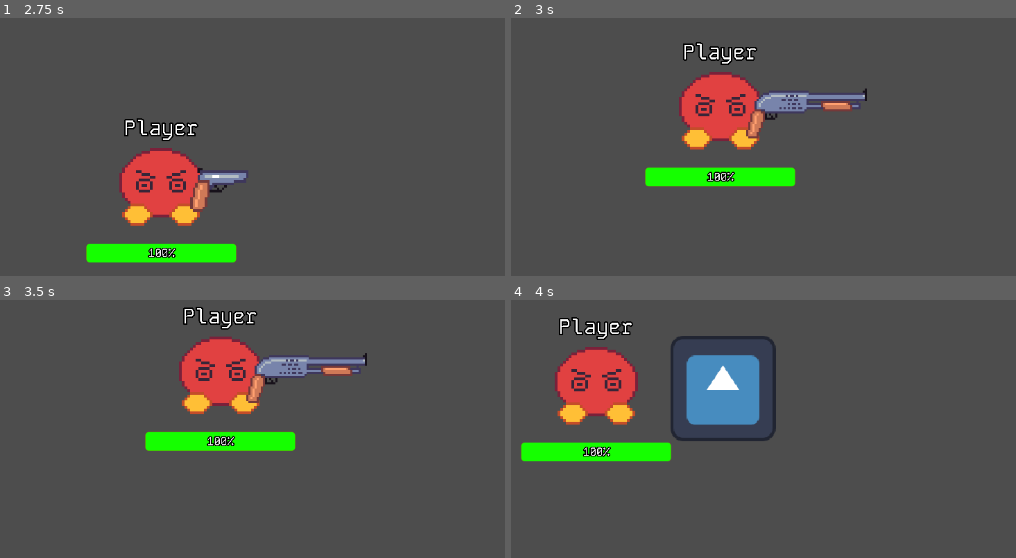
Above: before the commit, frames 1-4 (two rows, left to right).
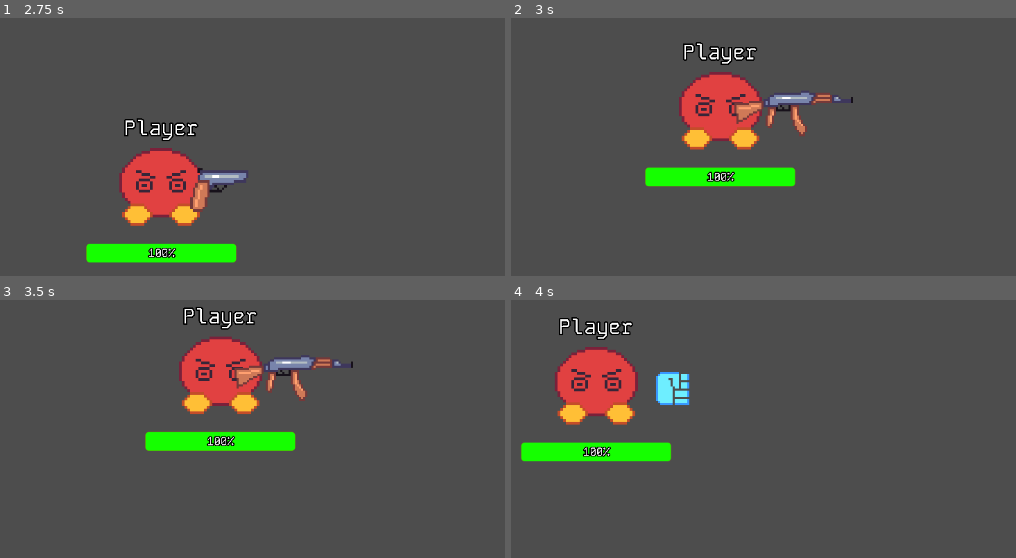
Above: after the commit, the same moments.

Repository: Shuflduf/MultiMurder
Game: Godot game, scene res://scenes/player.tscn
The game is run twice, just before and just after one commit, with the same random seed, the same clock (stepped at 60 frames per second) and the same inputs. This scene is started directly instead of the project's main scene. The engine's default icon, where the game draws it, is replaced by a stand-in: a white triangle on a blue panel in a dark square.
Inputs (mouse positions are in pixels of both pictures, inside the frame that each line leads up to):
- Up to frame 1 (2.75 s): tap Enter at 0.5 s; move the mouse to (378, 118) at 0.52 s; press the mouse at (378, 118) at 0.53 s; hold D (right) 0.53-1.28 s; move the mouse to (40, 162) at 1.27 s; release the mouse at (40, 162) at 1.28 s; hold S (down) 1.28-2.03 s; click (40, 162) at 1.35 s; move the mouse to (282, 41) at 2.02 s; hold D (right) from 2.03 s (still down); hold 1 (switch_1) from 2.03 s (still down); click (282, 41) at 2.3 s
- Up to frame 2 (3 s): move the mouse to (672, 229) at 2.77 s; release D (right) at 2.78 s; release 1 (switch_1) at 2.78 s; hold W (up) from 2.78 s (still down); tap 2 (switch_2) at 2.85 s
- Up to frame 3 (3.5 s): keep holding W (up); click (161, 511) at 3.05 s
- Up to frame 4 (4 s): move the mouse to (950, 490) at 3.52 s; release W (up) at 3.53 s; hold A (left) from 3.53 s (still down); hold 3 (switch_3) from 3.53 s (still down); click (950, 490) at 3.8 s

Frame 1 is identical in both runs. In frame 2, 1.9% of the frame differs, in the area x 44-71%, y 27-47%; in frame 3, 1.9%; in frame 4, 5.6%, in the area x 28-53%, y 13-55%.

Commit message:
melee system starts

Diff:
--- a/scenes/base_weapon.tscn
+++ b/scenes/base_weapon.tscn
@@ -1,10 +1,10 @@
 [gd_scene load_steps=3 format=3 uid="uid://dx8s8xalqak7b"]
 
-[ext_resource type="Script" path="res://scripts/weapon_base.gd" id="1_mpsnt"]
+[ext_resource type="Script" path="res://scripts/weapons/weapon_base.gd" id="1_pfdy1"]
 [ext_resource type="Texture2D" uid="uid://cepqbljkg6yn7" path="res://icon.svg" id="2_htgxi"]
 
 [node name="BaseWeapon" type="Node2D"]
-script = ExtResource("1_mpsnt")
+script = ExtResource("1_pfdy1")
 
 [node name="Hand" type="Node2D" parent="."]
 position = Vector2(183, 0)
--- a/scenes/guns/ak.tscn
+++ /dev/null
@@ -1,29 +0,0 @@
-[gd_scene load_steps=4 format=3 uid="uid://b4321xovw1xhi"]
-
-[ext_resource type="PackedScene" uid="uid://30bi6olkqfgu" path="res://scenes/guns/base_gun.tscn" id="1_ffu0d"]
-[ext_resource type="Script" path="res://scripts/guns/ak.gd" id="2_j1cnl"]
-[ext_resource type="Texture2D" uid="uid://kbvrgycnyps0" path="res://assets/sprites/ak.png" id="3_nknv2"]
-
-[node name="AK" instance=ExtResource("1_ffu0d")]
-script = ExtResource("2_j1cnl")
-spread = 20
-fire_speed = 0.1
-clip = 30
-reserve = 90
-automatic = true
-recoil = 3
-reload_speed = 3.0
-
-[node name="Sprite2D" parent="barrel" index="0"]
-scale = Vector2(3.72727, 3.72727)
-texture = ExtResource("3_nknv2")
-flip_h = true
-
-[node name="BulletPoint" parent="barrel/Flip" index="0"]
-position = Vector2(88, -26)
-
-[node name="ReloadIndicator" parent="barrel/Flip" index="1"]
-offset_left = 55.0
-offset_top = -78.0
-offset_right = 93.0
-offset_bottom = -40.0
--- a/scenes/melee.tscn
+++ /dev/null
@@ -1,14 +0,0 @@
-[gd_scene load_steps=3 format=3 uid="uid://b45ghbmqumlpg"]
-
-[ext_resource type="Script" path="res://scripts/melee.gd" id="1_nffjl"]
-[ext_resource type="Texture2D" uid="uid://cepqbljkg6yn7" path="res://icon.svg" id="2_pwdoi"]
-
-[node name="Melee" type="Node2D"]
-script = ExtResource("1_nffjl")
-
-[node name="Hand" type="Node2D" parent="."]
-position = Vector2(183, 0)
-
-[node name="Sprite2D" type="Sprite2D" parent="Hand"]
-scale = Vector2(1.1875, 1.1875)
-texture = ExtResource("2_pwdoi")
--- a/scenes/player.tscn
+++ b/scenes/player.tscn
@@ -2,10 +2,10 @@
 
 [ext_resource type="Script" path="res://scripts/player.gd" id="1_2vvyq"]
 [ext_resource type="Script" path="res://scripts/move_c.gd" id="2_2ophi"]
-[ext_resource type="PackedScene" uid="uid://bybw21gfe5tog" path="res://scenes/guns/shotgun.tscn" id="3_2hw6p"]
-[ext_resource type="PackedScene" uid="uid://bj2ddbtirkem" path="res://scenes/guns/revolver.tscn" id="4_jhe37"]
+[ext_resource type="PackedScene" uid="uid://bj2ddbtirkem" path="res://scenes/weapons/revolver.tscn" id="2_ctdp0"]
+[ext_resource type="PackedScene" uid="uid://b4321xovw1xhi" path="res://scenes/weapons/ak.tscn" id="3_ny6kh"]
 [ext_resource type="PackedScene" uid="uid://dtd46rnlr7en4" path="res://scenes/red_avatar.tscn" id="4_neo6e"]
-[ext_resource type="PackedScene" uid="uid://b45ghbmqumlpg" path="res://scenes/melee.tscn" id="4_ur0po"]
+[ext_resource type="PackedScene" uid="uid://mun50baoo2i" path="res://scenes/weapons/feedbacker.tscn" id="4_vl8pq"]
 [ext_resource type="PackedScene" uid="uid://bchpxrh8u3cih" path="res://scenes/hud.tscn" id="6_52mw6"]
 [ext_resource type="LabelSettings" uid="uid://qhfcbntgbe61" path="res://resources/heading3.tres" id="7_b2ah7"]
 [ext_resource type="FontFile" uid="uid://7ubvujxllbci" path="res://assets/KodeMono.ttf" id="8_ld7ak"]
@@ -54,8 +54,8 @@
 collision_layer = 2
 script = ExtResource("1_2vvyq")
 synchronizer = NodePath("MultiplayerSynchronizer")
-weapons = Array[PackedScene]([ExtResource("4_jhe37"), ExtResource("3_2hw6p")])
-melee = ExtResource("4_ur0po")
+weapons = Array[PackedScene]([ExtResource("2_ctdp0"), ExtResource("3_ny6kh")])
+melee = ExtResource("4_vl8pq")
 
 [node name="Weapon" type="Node2D" parent="."]
 
--- /dev/null
+++ b/scenes/weapons/ak.tscn
@@ -0,0 +1,32 @@
+[gd_scene load_steps=4 format=3 uid="uid://b4321xovw1xhi"]
+
+[ext_resource type="PackedScene" uid="uid://30bi6olkqfgu" path="res://scenes/weapons/base_gun.tscn" id="1_s75kv"]
+[ext_resource type="Script" path="res://scripts/weapons/ak.gd" id="2_thmyf"]
+[ext_resource type="Texture2D" uid="uid://kbvrgycnyps0" path="res://assets/sprites/ak.png" id="3_0d6yr"]
+
+[node name="AK" instance=ExtResource("1_s75kv")]
+script = ExtResource("2_thmyf")
+spread = 20
+fire_speed = 0.1
+clip = 30
+reserve = 90
+automatic = true
+recoil = 3
+reload_speed = 3.0
+
+[node name="Hand" parent="." index="0"]
+position = Vector2(106, 0)
+
+[node name="Sprite2D" parent="Hand" index="0"]
+scale = Vector2(3, 3)
+texture = ExtResource("3_0d6yr")
+flip_h = true
+
+[node name="BulletPoint" parent="Hand/Flip" index="0"]
+position = Vector2(65, -15)
+
+[node name="ReloadIndicator" parent="Hand/Flip" index="1"]
+offset_left = 38.0
+offset_top = -60.0
+offset_right = 76.0
+offset_bottom = -22.0
--- a/scenes/guns/base_gun.tscn
+++ b/scenes/weapons/base_gun.tscn
@@ -1,13 +1,13 @@
 [gd_scene load_steps=5 format=3 uid="uid://30bi6olkqfgu"]
 
-[ext_resource type="Script" path="res://scripts/guns/base_gun.gd" id="1_0qmv6"]
-[ext_resource type="PackedScene" uid="uid://dx8s8xalqak7b" path="res://scenes/base_weapon.tscn" id="1_w7hfp"]
-[ext_resource type="PackedScene" uid="uid://cp13ouia7wa1w" path="res://scenes/bullet.tscn" id="2_016uv"]
-[ext_resource type="Texture2D" uid="uid://d12bgrnl1heln" path="res://assets/sprites/circle.png" id="4_5bhgc"]
+[ext_resource type="PackedScene" uid="uid://dx8s8xalqak7b" path="res://scenes/base_weapon.tscn" id="1_n6w03"]
+[ext_resource type="Script" path="res://scripts/weapons/base_gun.gd" id="2_dtd4a"]
+[ext_resource type="PackedScene" uid="uid://cp13ouia7wa1w" path="res://scenes/bullet.tscn" id="3_vgxu8"]
+[ext_resource type="Texture2D" uid="uid://d12bgrnl1heln" path="res://assets/sprites/circle.png" id="4_6octm"]
 
-[node name="Gun" instance=ExtResource("1_w7hfp")]
-script = ExtResource("1_0qmv6")
-bullet = ExtResource("2_016uv")
+[node name="Gun" instance=ExtResource("1_n6w03")]
+script = ExtResource("2_dtd4a")
+bullet = ExtResource("3_vgxu8")
 fire_speed = 0.2
 clip = 6
 reserve = 20
--- /dev/null
+++ b/scenes/weapons/feedbacker.tscn
@@ -0,0 +1,12 @@
+[gd_scene load_steps=3 format=3 uid="uid://mun50baoo2i"]
+
+[ext_resource type="PackedScene" uid="uid://b45ghbmqumlpg" path="res://scenes/weapons/melee.tscn" id="1_iico5"]
+[ext_resource type="Texture2D" uid="uid://dh7e5o0odeshl" path="res://assets/sprites/feedbacker.png" id="2_t2mp6"]
+
+[node name="Feedbacker" instance=ExtResource("1_iico5")]
+flip_enabled = false
+
+[node name="Sprite2D" parent="Hand" index="0"]
+rotation = 1.57079
+scale = Vector2(3, 3)
+texture = ExtResource("2_t2mp6")
--- /dev/null
+++ b/scenes/weapons/melee.tscn
@@ -0,0 +1,14 @@
+[gd_scene load_steps=3 format=3 uid="uid://b45ghbmqumlpg"]
+
+[ext_resource type="Script" path="res://scripts/weapons/melee.gd" id="1_tc0td"]
+[ext_resource type="Texture2D" uid="uid://cepqbljkg6yn7" path="res://icon.svg" id="2_qoi3m"]
+
+[node name="Melee" type="Node2D"]
+script = ExtResource("1_tc0td")
+
+[node name="Hand" type="Node2D" parent="."]
+position = Vector2(108, 0)
+
+[node name="Sprite2D" type="Sprite2D" parent="Hand"]
+scale = Vector2(0.593239, 0.593239)
+texture = ExtResource("2_qoi3m")
--- a/scenes/guns/revolver.tscn
+++ b/scenes/weapons/revolver.tscn
@@ -1,13 +1,13 @@
 [gd_scene load_steps=3 format=3 uid="uid://bj2ddbtirkem"]
 
-[ext_resource type="PackedScene" uid="uid://30bi6olkqfgu" path="res://scenes/guns/base_gun.tscn" id="1_ekelj"]
-[ext_resource type="Texture2D" uid="uid://dlb3c0mroha0x" path="res://assets/sprites/revolver.png" id="2_3rmrh"]
+[ext_resource type="PackedScene" uid="uid://30bi6olkqfgu" path="res://scenes/weapons/base_gun.tscn" id="1_cr0f6"]
+[ext_resource type="Texture2D" uid="uid://dlb3c0mroha0x" path="res://assets/sprites/revolver.png" id="2_k7tvf"]
 
-[node name="Revolver" instance=ExtResource("1_ekelj")]
+[node name="Revolver" instance=ExtResource("1_cr0f6")]
 
 [node name="Sprite2D" parent="Hand" index="0"]
 scale = Vector2(3.5, 3.5)
-texture = ExtResource("2_3rmrh")
+texture = ExtResource("2_k7tvf")
 
 [node name="BulletPoint" parent="Hand/Flip" index="0"]
 position = Vector2(34, -19)
--- a/scenes/guns/shotgun.tscn
+++ b/scenes/weapons/shotgun.tscn
@@ -1,11 +1,11 @@
 [gd_scene load_steps=4 format=3 uid="uid://bybw21gfe5tog"]
 
-[ext_resource type="PackedScene" uid="uid://30bi6olkqfgu" path="res://scenes/guns/base_gun.tscn" id="1_ikc4v"]
-[ext_resource type="Script" path="res://scripts/guns/shotgun.gd" id="2_oaccg"]
-[ext_resource type="Texture2D" uid="uid://cwk2ot3hp5t5n" path="res://assets/sprites/shotgun.png" id="3_yn016"]
+[ext_resource type="PackedScene" uid="uid://30bi6olkqfgu" path="res://scenes/weapons/base_gun.tscn" id="1_tqlls"]
+[ext_resource type="Script" path="res://scripts/weapons/shotgun.gd" id="2_lmoeq"]
+[ext_resource type="Texture2D" uid="uid://cwk2ot3hp5t5n" path="res://assets/sprites/shotgun.png" id="3_cn8fl"]
 
-[node name="Shotgun" instance=ExtResource("1_ikc4v")]
-script = ExtResource("2_oaccg")
+[node name="Shotgun" instance=ExtResource("1_tqlls")]
+script = ExtResource("2_lmoeq")
 pellet_count = 5
 spread = 60
 neat_spread = true
--- a/scripts/melee.gd
+++ /dev/null
@@ -1,12 +0,0 @@
-class_name Melee
-extends Weapon
-
-
-# Called when the node enters the scene tree for the first time.
-func _ready() -> void:
-	pass # Replace with function body.
-
-
-# Called every frame. 'delta' is the elapsed time since the previous frame.
-func _process(delta: float) -> void:
-	pass
--- a/scripts/weapon_base.gd
+++ /dev/null
@@ -1,16 +0,0 @@
-class_name Weapon
-extends Node2D
-
-signal fired
-@onready var sprite: Sprite2D = $Hand/Sprite2D
-@onready var hand: Node2D = $Hand
-
-func look_at_mouse():
-	look_at(get_global_mouse_position())
-	if cos(rotation) > 0:
-		sprite.flip_v = false
-		#reload_indicator.position.y = reload_ind_offset - reload_indicator.size.y / 2
-	else:
-		sprite.flip_v = true
-		#reload_indicator.position.y = -reload_ind_offset - reload_indicator.size.y / 2
-	#rotation_degrees += recoil_offset
--- a/scripts/guns/ak.gd
+++ b/scripts/weapons/ak.gd
@@ -15,6 +15,6 @@
 	var bullet_offset = randf_range(-half_spread, half_spread)
 	var bullet_transform: Transform2D
 	bullet_transform = bullet_transform.rotated(deg_to_rad(bullet_offset) + rotation)
-	bullet_transform = bullet_transform.translated(barrel.global_position)
+	bullet_transform = bullet_transform.translated(hand.global_position)
 	spawn_bullet(bullet, bullet_transform)
 	ammo -= 1
--- /dev/null
+++ b/scripts/weapons/melee.gd
@@ -0,0 +1,13 @@
+class_name Melee
+extends Weapon
+
+
+func _unhandled_input(event: InputEvent) -> void:
+	if !visible:
+		return
+	if event.is_action_pressed("mouse_left"):
+		punch()
+
+func punch():
+	var tween = get_tree().create_tween().set_ease(Tween.EASE_IN).set_trans(Tween.TRANS_CIRC)
+	tween.tween_property(hand, "position:x", hand.position.x + 30, 0.5)
--- /dev/null
+++ b/scripts/weapons/weapon_base.gd
@@ -0,0 +1,16 @@
+class_name Weapon
+extends Node2D
+
+signal fired
+@onready var sprite: Sprite2D = $Hand/Sprite2D
+@onready var hand: Node2D = $Hand
+
+@export var flip_enabled = true
+
+func look_at_mouse():
+	look_at(get_global_mouse_position())
+	if flip_enabled:
+		if cos(rotation) > 0:
+			sprite.flip_v = false
+		else:
+			sprite.flip_v = true
Not shown: 1 places in scenes/weapons/base_gun.tscn that only renumber resources
Not shown: 1 places in scenes/weapons/shotgun.tscn that only renumber resources
Renamed: scripts/guns/base_gun.gd -> scripts/weapons/base_gun.gd
Renamed: scripts/guns/shotgun.gd -> scripts/weapons/shotgun.gd
